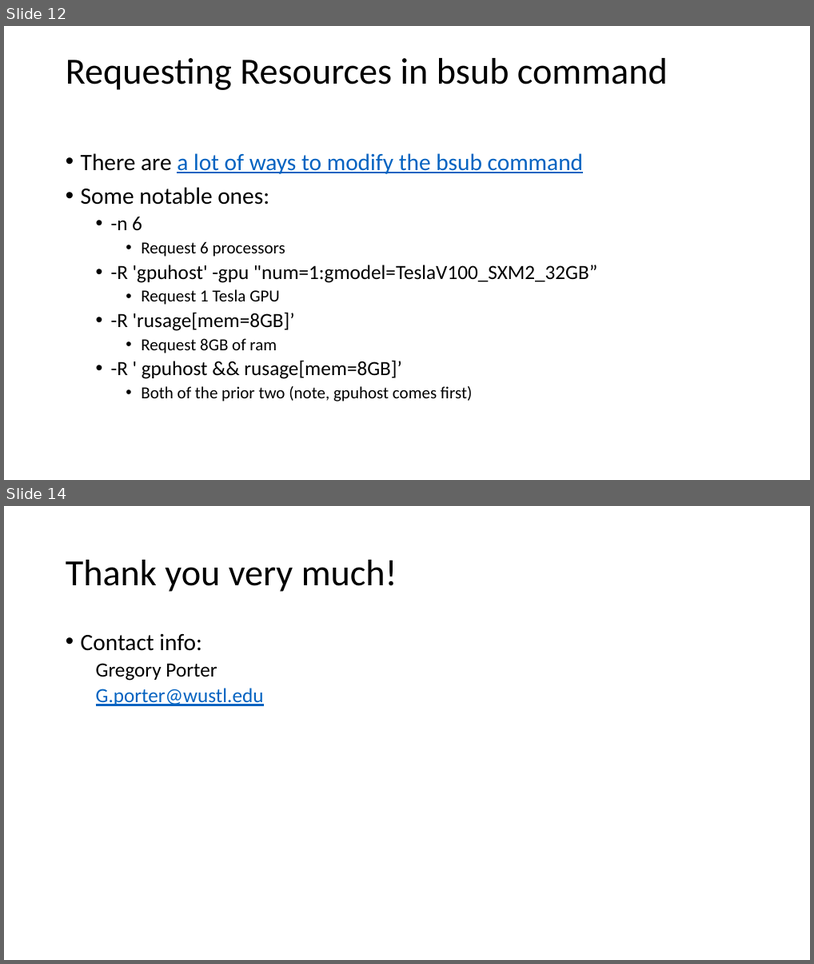
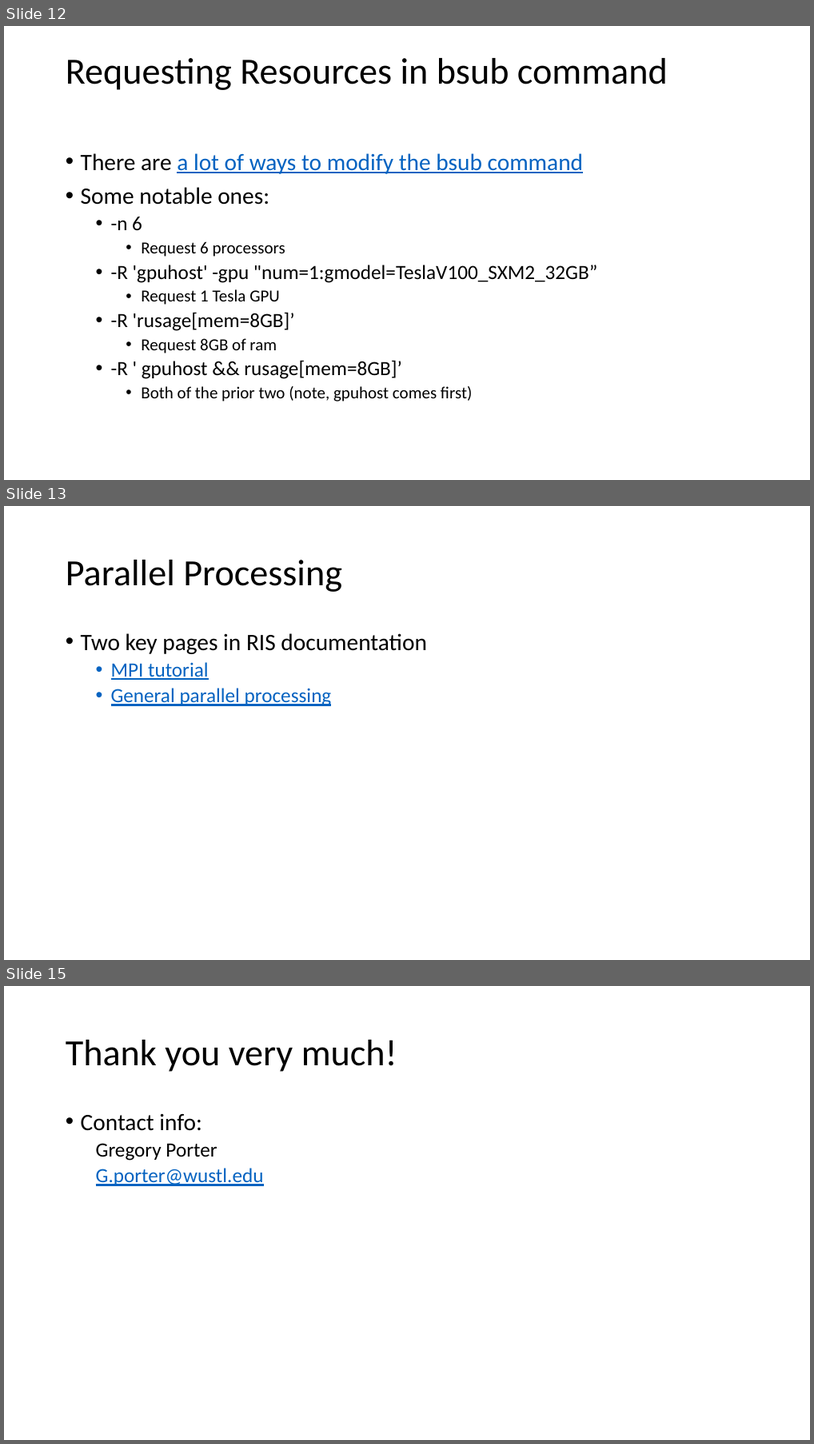
Before and after one commit to GregePorter/RIS-quickstart, a slide deck: slides/triads-ris-workshop-day-4.pptx. Shown one above the other, each under a label of ours: slides 12 and 14 before the commit, slides 12, 13 and 15 after it; the slides between them are not shown. The pictures are 814x964 and 814x1444 pixels, drawn with LibreOffice and Linux fonts; fonts in the diff are those of the drawing. Boxes give left, top, right and bottom in pixels: in the first picture for what was removed or moved away, otherwise in the second. Text is boxed around its words. In the diff, an @@ line names an element or a change of style, - is before the commit and + after.

```diff
--- a/slides/triads-ris-workshop-day-4.pptx
+++ b/slides/triads-ris-workshop-day-4.pptx
@@ slide 13 added at [4, 506, 810, 960], background #FFFFFF @@
@@ title added at [66, 560, 342, 592], 44 pt, text #000000 @@
+Parallel Processing
@@ text added at [81, 633, 426, 706], 24 pt, text #0563C1, underline @@
+• Two key pages in RIS documentation
+  • MPI tutorial
+  • General parallel processing
@@ what was slide 14 is now slide 15 @@
```
Also in this commit, not shown: 5 slides changed.
